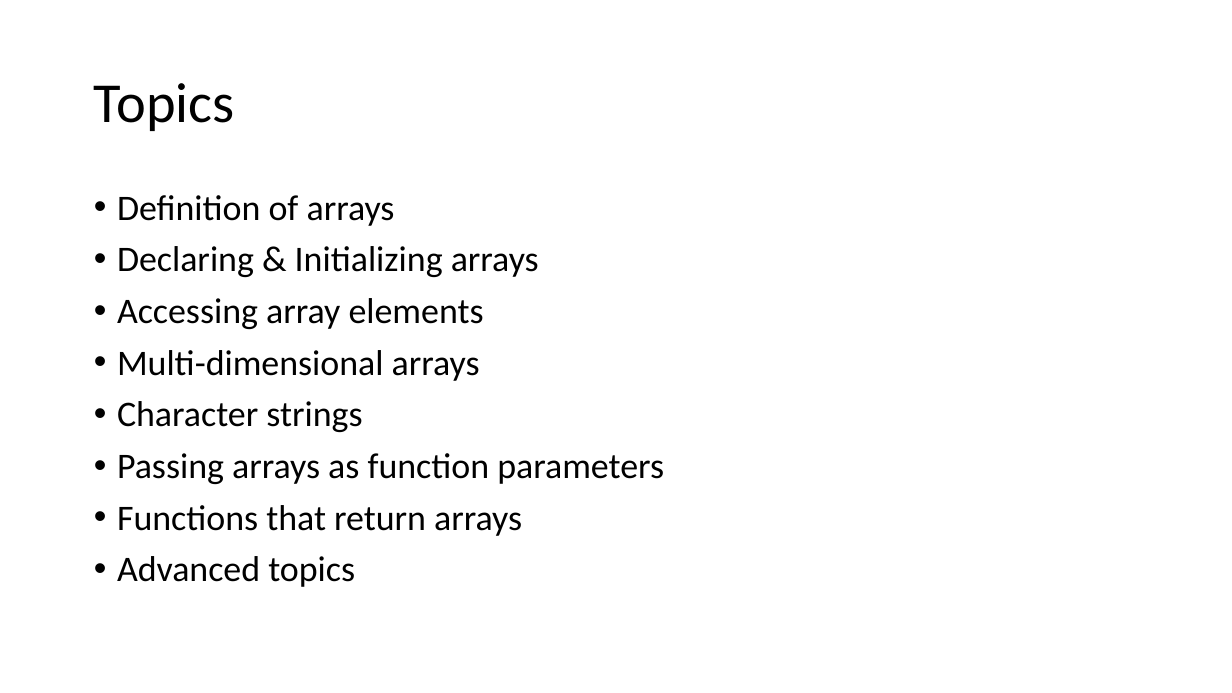
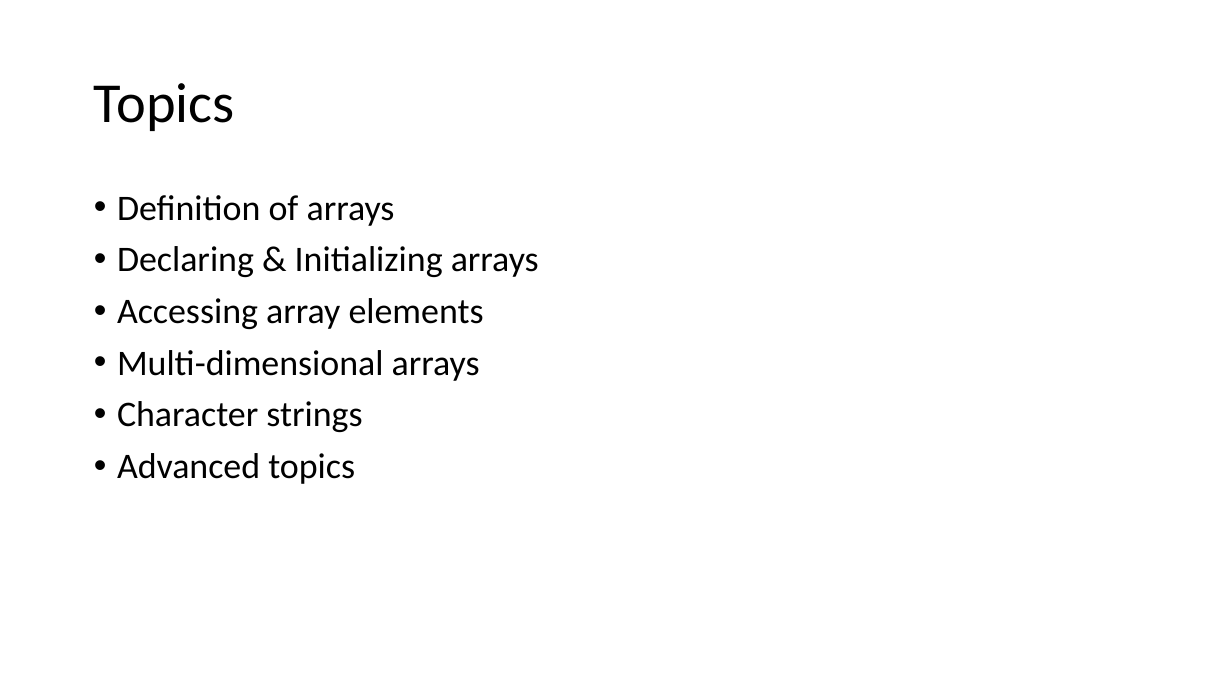
Before and after one commit to donaldsawyer/Demos, a slide deck: slide 2 of ARCC/intro_to_arrays_in_cpp/intro_to_arrays_in_cpp.pptx. Drawn at 1232x693 pixels with LibreOffice and Linux fonts; fonts in the diff are those of the drawing. Boxes give left, top, right and bottom in pixels: in the first picture for what was removed or moved away, otherwise in the second. Text is boxed around its words. In the diff, an @@ line names an element or a change of style, - is before the commit and + after.

```diff
--- a/ARCC/intro_to_arrays_in_cpp/intro_to_arrays_in_cpp.pptx
+++ b/ARCC/intro_to_arrays_in_cpp/intro_to_arrays_in_cpp.pptx
@@ text at [117,453,664,536]: paragraphs removed @@
-• Passing arrays as function parameters
-• Functions that return arrays
```
Also in this commit, not shown: 5 other slides changed.
